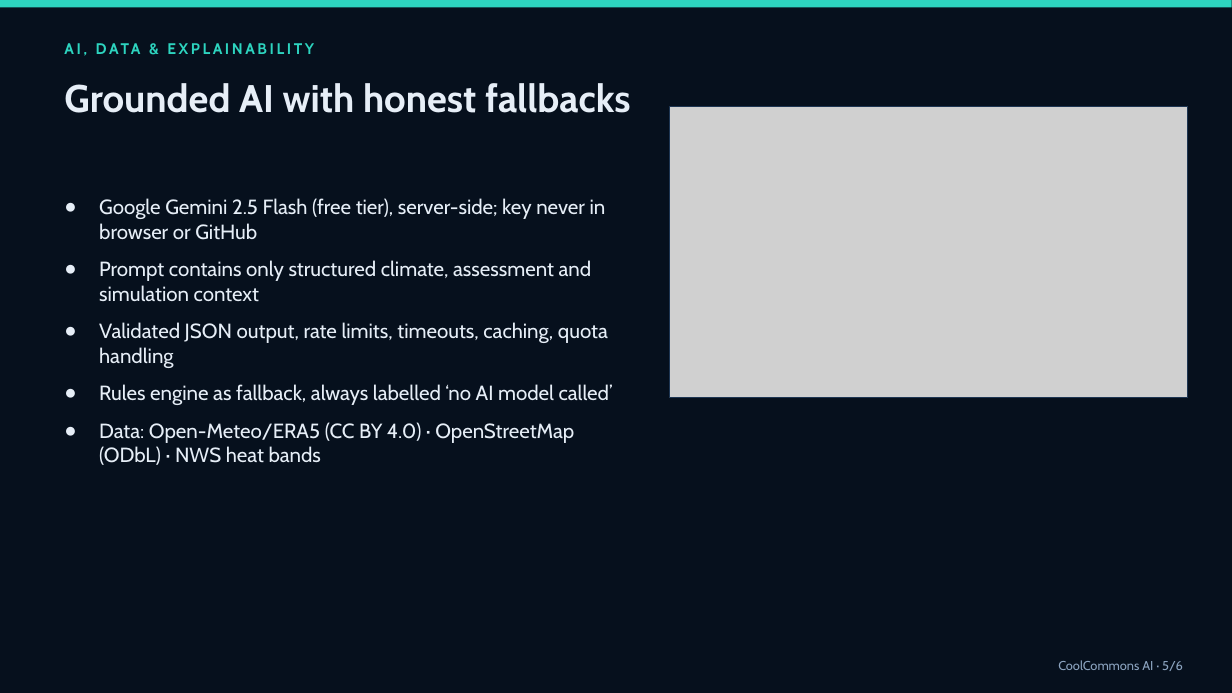
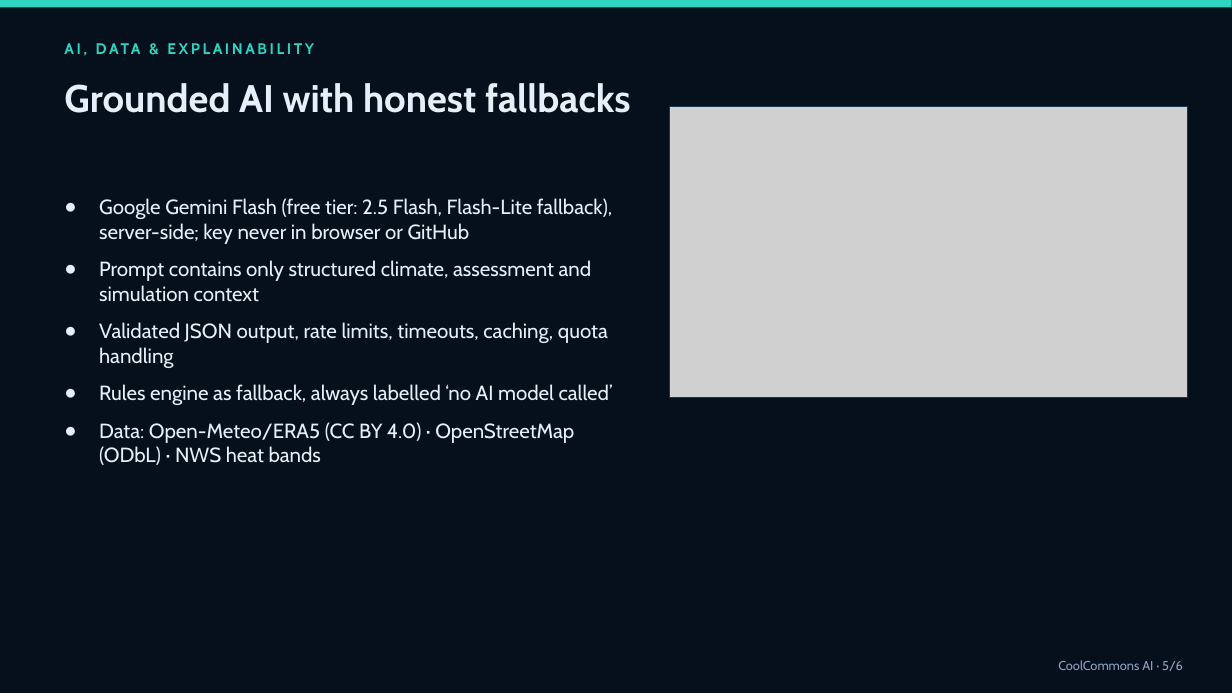
Before and after one commit to kmt9967/coolcommons-ai, a slide deck: slide 5 of public/submission/CoolCommons-AI-pitch.pptx. Drawn at 1232x693 pixels with LibreOffice and Linux fonts; fonts in the diff are those of the drawing; grey boxes stand for pictures. Boxes give left, top, right and bottom in pixels: in the first picture for what was removed or moved away, otherwise in the second. Text is boxed around its words. In the diff, an @@ line names an element or a change of style, - is before the commit and + after.

```diff
--- a/public/submission/CoolCommons-AI-pitch.pptx
+++ b/public/submission/CoolCommons-AI-pitch.pptx
@@ text at (x1=99, y1=198, x2=613, y2=244): text changed @@
-● Google Gemini 2.5 Flash (free tier), server-side; key never in browser or GitHub
+● Google Gemini Flash (free tier: 2.5 Flash, Flash-Lite fallback), server-side; key never in browser or GitHub
```
Also in this commit, not shown: 3 other files.
